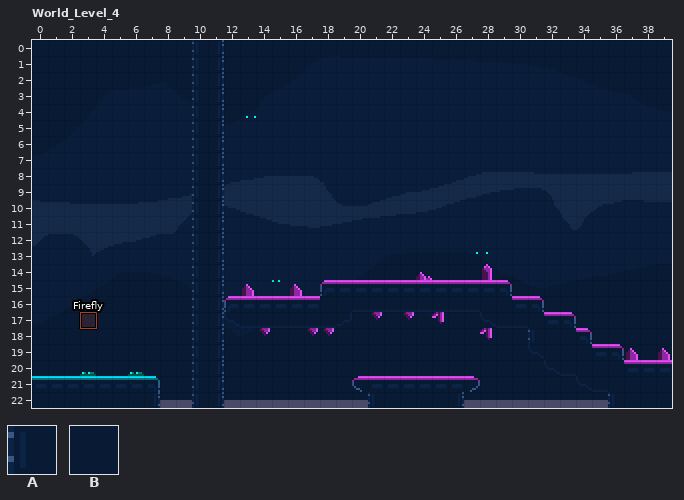
Two states of a LDtk project, game/worldmap.ldtk. Above, as it was before the edit.
Cells are 8x8 px. Shown: World_Level_4 x 0..39, y 0..22. The commit also changed other parts of the map, which this record leaves out.
Key: from "GridColinFlo": A 1 "walls_turquoise", B 3 "walls_rose".
_ is an empty cell.
Layers that did not change in this view are not listed.
Layer "GridColinFlo" before, first column x 0:
 0 __________AA____________________________
 1 __________AA____________________________
 2 __________AA____________________________
 3 __________AA____________________________
 4 __________AA____________________________
 5 __________AA____________________________
 6 __________AA____________________________
 7 __________AA____________________________
 8 __________AA____________________________
 9 __________AA____________________________
10 __________AA____________________________
11 __________AA____________________________
12 __________AA____________________________
13 __________AA____________________________
14 __________AA____________________________
15 __________AA______BBBBBBBBBBBB__________
16 __________AABBBBBBBBBBBBBBBBBBBB________
17 __________AABBBBBBBB________BBBBBB______
18 __________AA___________________BBBB_____
19 __________AA___________________BBBBBB___
20 __________AA____________________BBBBBBBB
21 AAAAAAAA__AA________BBBBBBBB______BBBBBB
22 AAAAAAAA__AA_________BBBBBB_________BBBB
The result:
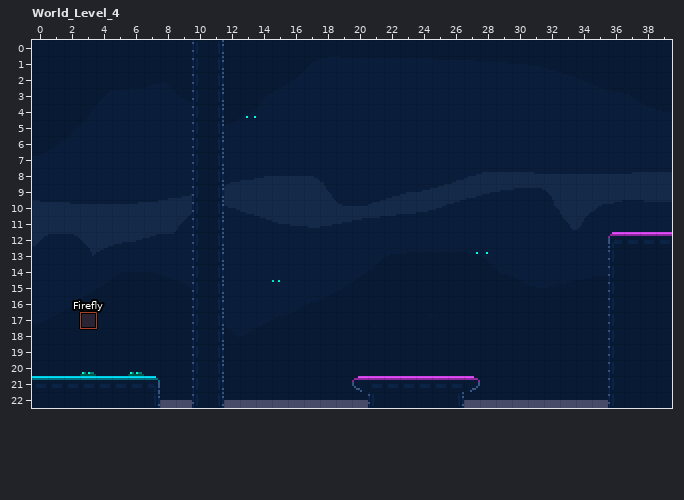
Difference:
Layer "GridColinFlo":
Tile B is added in row 12 at x 36 to 39; in rows 13 to 18 at x 36; in row 19 at x 37 and 39.
The author cleared tile B in row 15 at x 18 to 29; in row 16 at x 12 to 17 and 30 to 31; in row 17 at x 32 to 33; in row 18 at x 31 and 34; in row 19 at x 35.
